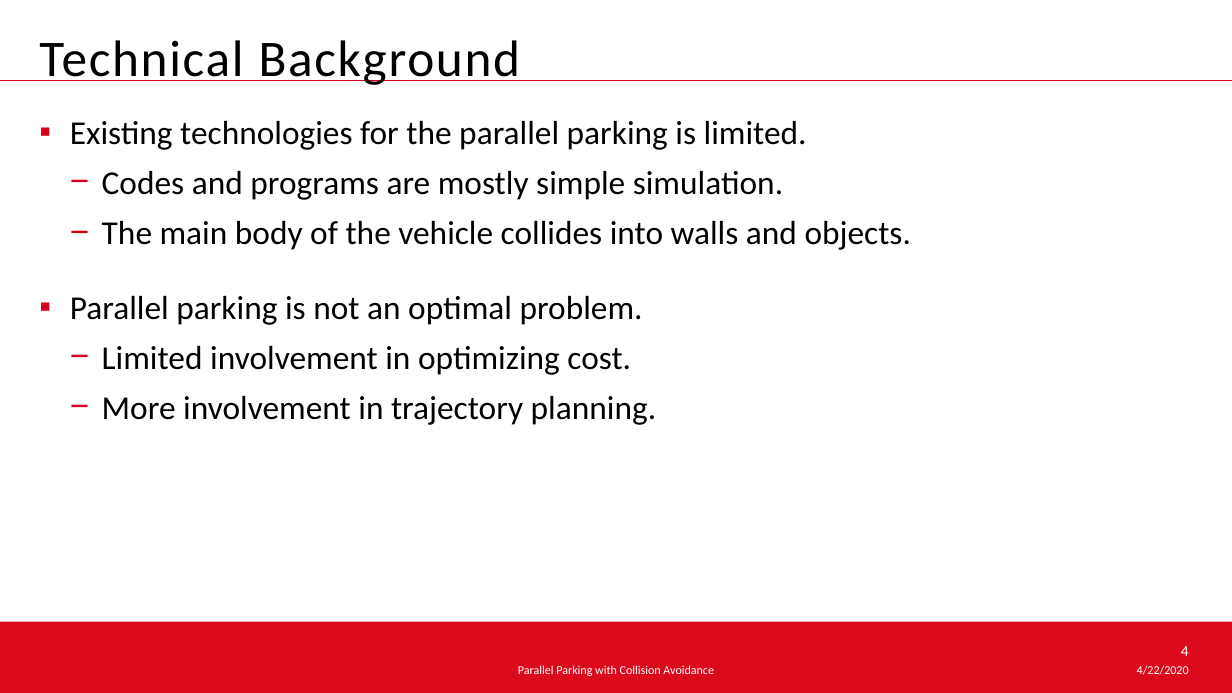
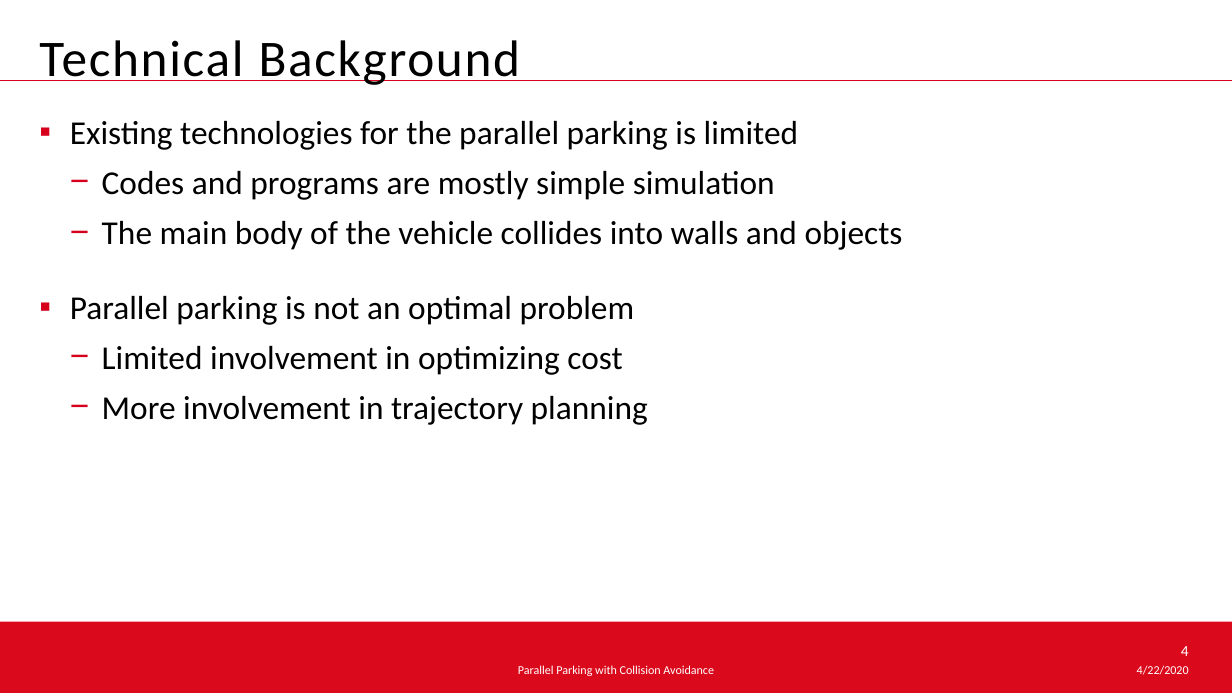
Before and after one commit to hehonglu123/optimal_control, a slide deck: slide 4 of Optimal Control Theory.pptx. Drawn at 1232x693 pixels with LibreOffice and Linux fonts; fonts in the diff are those of the drawing; background and template pictures are left out. Boxes give left, top, right and bottom in pixels: in the first picture for what was removed or moved away, otherwise in the second. Text is boxed around its words. In the diff, an @@ line names an element or a change of style, - is before the commit and + after.

```diff
--- a/Optimal Control Theory.pptx
+++ b/Optimal Control Theory.pptx
@@ text at [70, 121, 903, 425]: text changed @@
-  ▪ Existing technologies for the parallel parking is limited.
-    − Codes and programs are mostly simple simulation.
-    − The main body of the vehicle collides into walls and objects.
-  ▪ Parallel parking is not an optimal problem.
-    − Limited involvement in optimizing cost.
-    − More involvement in trajectory planning.
+  ▪ Existing technologies for the parallel parking is limited
+    − Codes and programs are mostly simple simulation
+    − The main body of the vehicle collides into walls and objects
+  ▪ Parallel parking is not an optimal problem
+    − Limited involvement in optimizing cost
+    − More involvement in trajectory planning
```
Also in this commit, not shown: 5 other slides changed, 3 slides added, 4 slides removed.
